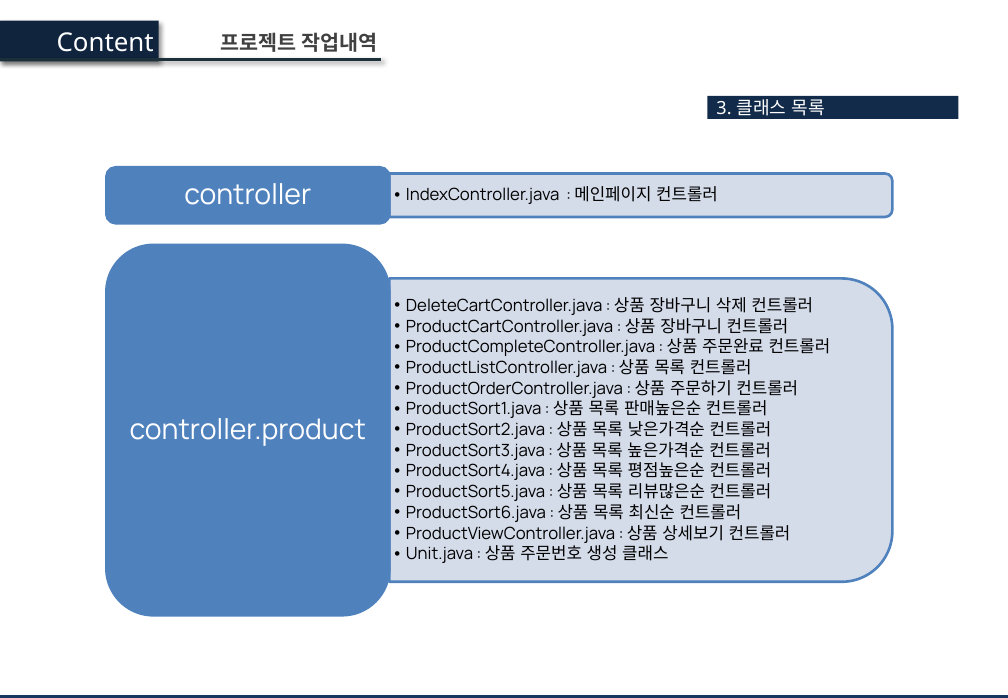
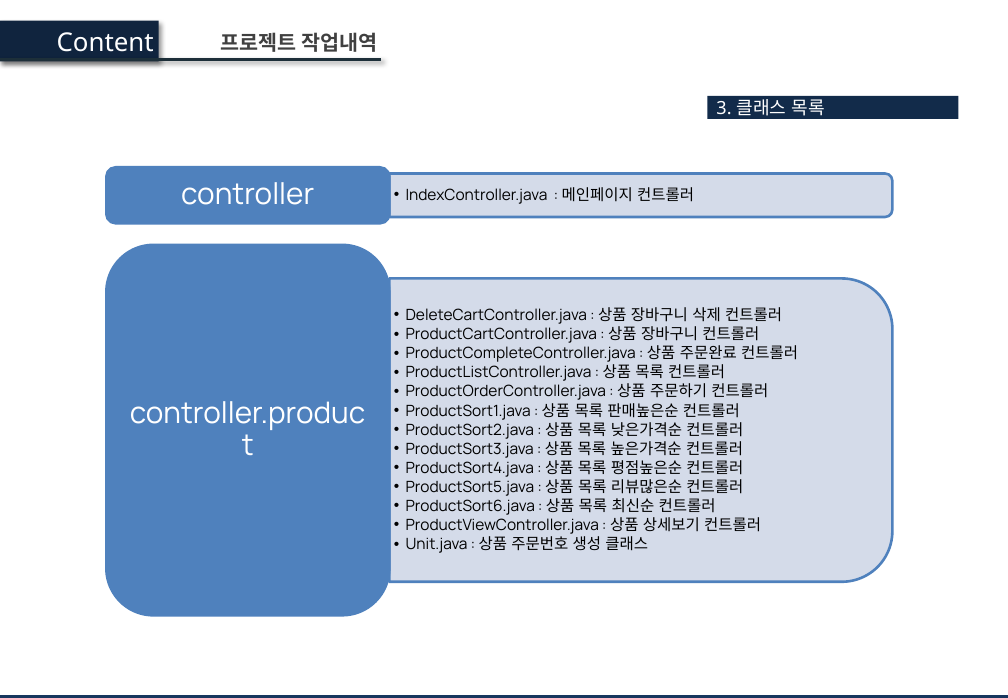
Before and after one commit to Haseonj/Kmarket, a slide deck: slide 17 of Kmarket 프로젝트 발표보고서.pptx. Drawn at 1008x698 pixels with LibreOffice and Linux fonts; fonts in the diff are those of the drawing; background and template pictures are left out. Boxes give left, top, right and bottom in pixels: in the first picture for what was removed or moved away, otherwise in the second. Text is boxed around its words. In the diff, an @@ line names an element or a change of style, - is before the commit and + after.

```diff
--- a/Kmarket 프로젝트 발표보고서.pptx
+++ b/Kmarket 프로젝트 발표보고서.pptx
@@ text "controller" at box(181, 182, 314, 205): size 22 to 23 pt @@
@@ text "IndexController.java : 메인페이지 컨트롤러" at box(406, 187, 694, 204): size 13 to 12 pt @@
@@ text "controller.product" at box(130, 401, 365, 430): size 22 to 23 pt @@
@@ text "DeleteCartController.java : 상품 장바구니 삭제 ..." at box(406, 307, 798, 553): size 13 to 12 pt @@
```
Also in this commit, not shown: 3 other slides changed, 3 other files.
